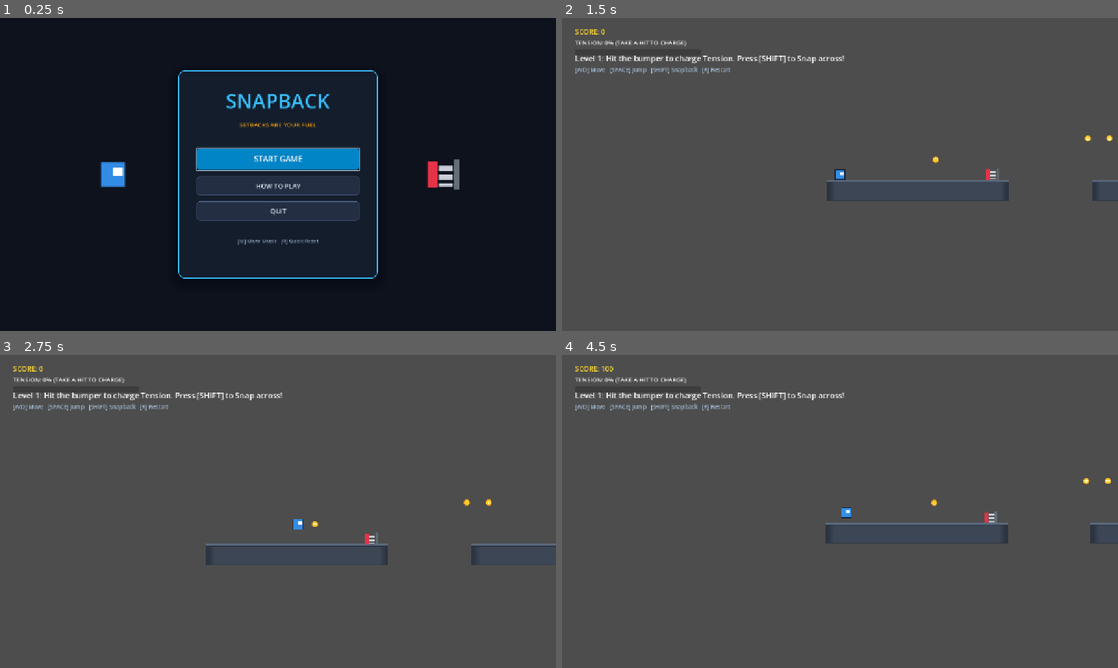
Above: before the commit, frames 1-4 (two rows, left to right).
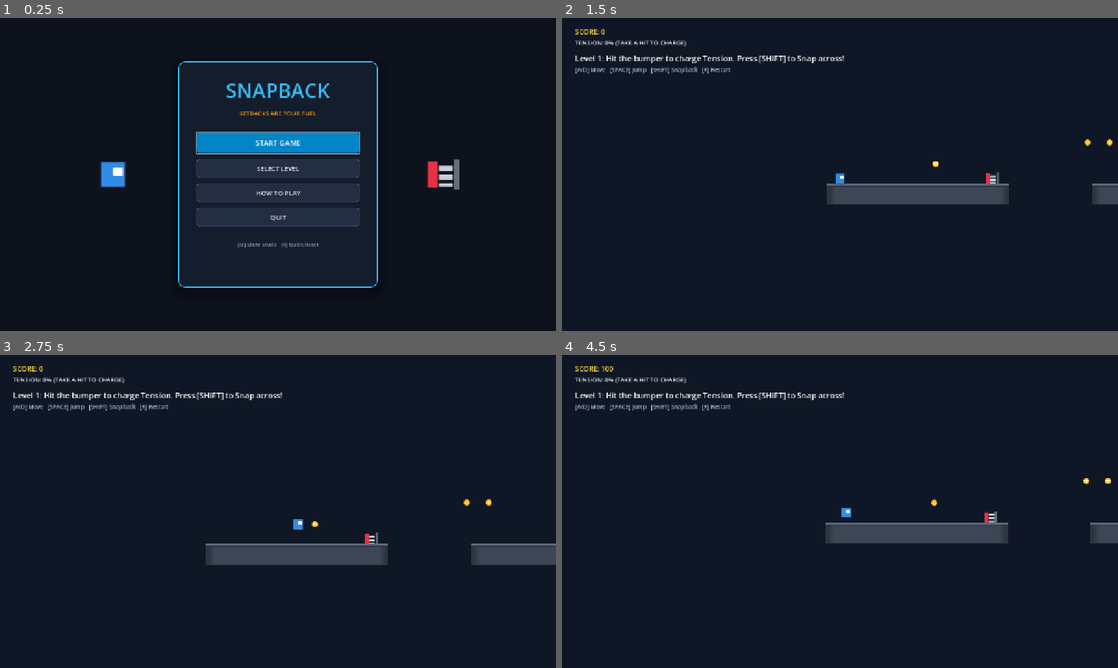
Above: after the commit, the same moments.

Repository: princenautiyal92-oss/Bounceeee
Game: Godot game, scene res://scenes/menu.tscn
Same seed, same stepped clock (60 frames per second), same inputs: the game is played once before the commit and once after it. Sound files missing from this copy of the repository are replaced by a short silence.
Inputs (mouse positions are in pixels of both pictures, inside the frame that each line leads up to):
- Up to frame 1 (0.25 s): no input
- Up to frame 2 (1.5 s): click (840, 168) at 0.5 s, where only the run after the commit has a clickable "SELECT LEVEL"; click (756, 133) at 1.25 s, where only the run after the commit has a clickable "01"
- Up to frame 3 (2.75 s): tap Enter (ui_accept) at 2 s; hold Right (move_right) from 2.03 s (still down); tap Shift (snap) at 2.1 s; tap Space (jump) at 2.27 s
- Up to frame 4 (4.5 s): tap Enter (ui_accept) at 2.75, 3.5, 4.25 s; tap M at 2.85 s; tap Space (jump) at 3.02 s; release Right (move_right) at 3.53 s; hold Left (move_left) 3.53-4.28 s; hold E 3.53-4.28 s; hold Right (move_right) from 4.28 s (still down); tap R at 4.35 s

The runs differ from the first frame. In frame 1, 6.0% of the frame differs, in the area x 32-68%, y 13-87%; in frame 2, 97%, in the area x 0-100%, y 0-100%; in frame 3, 96%; in frame 4, 97%.

Commit message:
Add Level Select screen and unique atmospheric backgrounds for all 10 levels

Diff:
--- /dev/null
+++ b/scenes/level_select.tscn
@@ -0,0 +1,247 @@
+[gd_scene load_steps=7 format=3]
+
+[ext_resource type="Script" path="res://scripts/level_select.gd" id="1_ls_script"]
+
+[sub_resource type="StyleBoxFlat" id="StyleBoxFlat_glass"]
+bg_color = Color(0.08, 0.12, 0.18, 0.92)
+border_width_left = 2
+border_width_top = 2
+border_width_right = 2
+border_width_bottom = 2
+border_color = Color(0.22, 0.74, 0.97, 1)
+corner_radius_top_left = 16
+corner_radius_top_right = 16
+corner_radius_bottom_right = 16
+corner_radius_bottom_left = 16
+shadow_color = Color(0.02, 0.04, 0.08, 0.75)
+shadow_size = 24
+shadow_offset = Vector2(0, 10)
+
+[sub_resource type="StyleBoxFlat" id="StyleBoxFlat_lvl_btn"]
+bg_color = Color(0.14, 0.18, 0.26, 1)
+border_width_left = 1
+border_width_top = 1
+border_width_right = 1
+border_width_bottom = 2
+border_color = Color(0.28, 0.36, 0.5, 1)
+corner_radius_top_left = 8
+corner_radius_top_right = 8
+corner_radius_bottom_right = 8
+corner_radius_bottom_left = 8
+
+[sub_resource type="StyleBoxFlat" id="StyleBoxFlat_lvl_btn_hover"]
+bg_color = Color(0.01, 0.52, 0.78, 1)
+border_width_left = 1
+border_width_top = 1
+border_width_right = 1
+border_width_bottom = 2
+border_color = Color(0.22, 0.74, 0.97, 1)
+corner_radius_top_left = 8
+corner_radius_top_right = 8
+corner_radius_bottom_right = 8
+corner_radius_bottom_left = 8
+
+[sub_resource type="StyleBoxFlat" id="StyleBoxFlat_btn_secondary"]
+bg_color = Color(0.14, 0.18, 0.26, 1)
+border_width_left = 1
+border_width_top = 1
+border_width_right = 1
+border_width_bottom = 1
+border_color = Color(0.28, 0.36, 0.5, 1)
+corner_radius_top_left = 8
+corner_radius_top_right = 8
+corner_radius_bottom_right = 8
+corner_radius_bottom_left = 8
+
+[sub_resource type="StyleBoxFlat" id="StyleBoxFlat_btn_secondary_hover"]
+bg_color = Color(0.2, 0.26, 0.38, 1)
+border_width_left = 1
+border_width_top = 1
+border_width_right = 1
+border_width_bottom = 1
+border_color = Color(0.22, 0.74, 0.97, 1)
+corner_radius_top_left = 8
+corner_radius_top_right = 8
+corner_radius_bottom_right = 8
+corner_radius_bottom_left = 8
+
+[node name="LevelSelect" type="Control"]
+layout_mode = 3
+anchors_preset = 15
+anchor_right = 1.0
+anchor_bottom = 1.0
+grow_horizontal = 2
+grow_vertical = 2
+script = ExtResource("1_ls_script")
+
+[node name="Background" type="ColorRect" parent="."]
+layout_mode = 1
+anchors_preset = 15
+anchor_right = 1.0
+anchor_bottom = 1.0
+grow_horizontal = 2
+grow_vertical = 2
+color = Color(0.05, 0.07, 0.11, 1)
+
+[node name="CenterContainer" type="CenterContainer" parent="."]
+layout_mode = 1
+anchors_preset = 15
+anchor_right = 1.0
+anchor_bottom = 1.0
+grow_horizontal = 2
+grow_vertical = 2
+
+[node name="GlassPanel" type="PanelContainer" parent="CenterContainer"]
+custom_minimum_size = Vector2(560, 440)
+layout_mode = 2
+theme_override_styles/panel = SubResource("StyleBoxFlat_glass")
+
+[node name="Margin" type="MarginContainer" parent="CenterContainer/GlassPanel"]
+layout_mode = 2
+theme_override_constants/margin_left = 40
+theme_override_constants/margin_top = 32
+theme_override_constants/margin_right = 40
+theme_override_constants/margin_bottom = 32
+
+[node name="VBoxContainer" type="VBoxContainer" parent="CenterContainer/GlassPanel/Margin"]
+layout_mode = 2
+theme_override_constants/separation = 20
+
+[node name="Title" type="Label" parent="CenterContainer/GlassPanel/Margin/VBoxContainer"]
+layout_mode = 2
+theme_override_colors/font_color = Color(0.22, 0.74, 0.97, 1)
+theme_override_font_sizes/font_size = 28
+text = "SELECT LEVEL"
+horizontal_alignment = 1
+
+[node name="GridContainer" type="GridContainer" parent="CenterContainer/GlassPanel/Margin/VBoxContainer"]
+layout_mode = 2
+theme_override_constants/h_separation = 14
+theme_override_constants/v_separation = 14
+columns = 5
+
+[node name="Level1" type="Button" parent="CenterContainer/GlassPanel/Margin/VBoxContainer/GridContainer"]
+custom_minimum_size = Vector2(82, 60)
+layout_mode = 2
+theme_override_colors/font_color = Color(1, 1, 1, 1)
+theme_override_font_sizes/font_size = 16
+theme_override_styles/normal = SubResource("StyleBoxFlat_lvl_btn")
+theme_override_styles/hover = SubResource("StyleBoxFlat_lvl_btn_hover")
+theme_override_styles/pressed = SubResource("StyleBoxFlat_lvl_btn_hover")
+text = "01"
+metadata/level_num = 1
+
+[node name="Level2" type="Button" parent="CenterContainer/GlassPanel/Margin/VBoxContainer/GridContainer"]
+custom_minimum_size = Vector2(82, 60)
+layout_mode = 2
+theme_override_colors/font_color = Color(1, 1, 1, 1)
+theme_override_font_sizes/font_size = 16
+theme_override_styles/normal = SubResource("StyleBoxFlat_lvl_btn")
+theme_override_styles/hover = SubResource("StyleBoxFlat_lvl_btn_hover")
+theme_override_styles/pressed = SubResource("StyleBoxFlat_lvl_btn_hover")
+text = "02"
+metadata/level_num = 2
+
+[node name="Level3" type="Button" parent="CenterContainer/GlassPanel/Margin/VBoxContainer/GridContainer"]
+custom_minimum_size = Vector2(82, 60)
+layout_mode = 2
+theme_override_colors/font_color = Color(1, 1, 1, 1)
+theme_override_font_sizes/font_size = 16
+theme_override_styles/normal = SubResource("StyleBoxFlat_lvl_btn")
+theme_override_styles/hover = SubResource("StyleBoxFlat_lvl_btn_hover")
+theme_override_styles/pressed = SubResource("StyleBoxFlat_lvl_btn_hover")
+text = "03"
+metadata/level_num = 3
+
+[node name="Level4" type="Button" parent="CenterContainer/GlassPanel/Margin/VBoxContainer/GridContainer"]
+custom_minimum_size = Vector2(82, 60)
+layout_mode = 2
+theme_override_colors/font_color = Color(1, 1, 1, 1)
+theme_override_font_sizes/font_size = 16
+theme_override_styles/normal = SubResource("StyleBoxFlat_lvl_btn")
+theme_override_styles/hover = SubResource("StyleBoxFlat_lvl_btn_hover")
+theme_override_styles/pressed = SubResource("StyleBoxFlat_lvl_btn_hover")
+text = "04"
+metadata/level_num = 4
+
+[node name="Level5" type="Button" parent="CenterContainer/GlassPanel/Margin/VBoxContainer/GridContainer"]
+custom_minimum_size = Vector2(82, 60)
+layout_mode = 2
+theme_override_colors/font_color = Color(1, 1, 1, 1)
+theme_override_font_sizes/font_size = 16
+theme_override_styles/normal = SubResource("StyleBoxFlat_lvl_btn")
+theme_override_styles/hover = SubResource("StyleBoxFlat_lvl_btn_hover")
+theme_override_styles/pressed = SubResource("StyleBoxFlat_lvl_btn_hover")
+text = "05"
+metadata/level_num = 5
+
+[node name="Level6" type="Button" parent="CenterContainer/GlassPanel/Margin/VBoxContainer/GridContainer"]
+custom_minimum_size = Vector2(82, 60)
+layout_mode = 2
+theme_override_colors/font_color = Color(1, 1, 1, 1)
+theme_override_font_sizes/font_size = 16
+theme_override_styles/normal = SubResource("StyleBoxFlat_lvl_btn")
+theme_override_styles/hover = SubResource("StyleBoxFlat_lvl_btn_hover")
+theme_override_styles/pressed = SubResource("StyleBoxFlat_lvl_btn_hover")
+text = "06"
+metadata/level_num = 6
+
+[node name="Level7" type="Button" parent="CenterContainer/GlassPanel/Margin/VBoxContainer/GridContainer"]
+custom_minimum_size = Vector2(82, 60)
+layout_mode = 2
+theme_override_colors/font_color = Color(1, 1, 1, 1)
+theme_override_font_sizes/font_size = 16
+theme_override_styles/normal = SubResource("StyleBoxFlat_lvl_btn")
+theme_override_styles/hover = SubResource("StyleBoxFlat_lvl_btn_hover")
+theme_override_styles/pressed = SubResource("StyleBoxFlat_lvl_btn_hover")
+text = "07"
+metadata/level_num = 7
+
+[node name="Level8" type="Button" parent="CenterContainer/GlassPanel/Margin/VBoxContainer/GridContainer"]
+custom_minimum_size = Vector2(82, 60)
+layout_mode = 2
+theme_override_colors/font_color = Color(1, 1, 1, 1)
+theme_override_font_sizes/font_size = 16
+theme_override_styles/normal = SubResource("StyleBoxFlat_lvl_btn")
+theme_override_styles/hover = SubResource("StyleBoxFlat_lvl_btn_hover")
+theme_override_styles/pressed = SubResource("StyleBoxFlat_lvl_btn_hover")
+text = "08"
+metadata/level_num = 8
+
+[node name="Level9" type="Button" parent="CenterContainer/GlassPanel/Margin/VBoxContainer/GridContainer"]
+custom_minimum_size = Vector2(82, 60)
+layout_mode = 2
+theme_override_colors/font_color = Color(1, 1, 1, 1)
+theme_override_font_sizes/font_size = 16
+theme_override_styles/normal = SubResource("StyleBoxFlat_lvl_btn")
+theme_override_styles/hover = SubResource("StyleBoxFlat_lvl_btn_hover")
+theme_override_styles/pressed = SubResource("StyleBoxFlat_lvl_btn_hover")
+text = "09"
+metadata/level_num = 9
+
+[node name="Level10" type="Button" parent="CenterContainer/GlassPanel/Margin/VBoxContainer/GridContainer"]
+custom_minimum_size = Vector2(82, 60)
+layout_mode = 2
+theme_override_colors/font_color = Color(0.96, 0.62, 0.04, 1)
+theme_override_font_sizes/font_size = 16
+theme_override_styles/normal = SubResource("StyleBoxFlat_lvl_btn")
+theme_override_styles/hover = SubResource("StyleBoxFlat_lvl_btn_hover")
+theme_override_styles/pressed = SubResource("StyleBoxFlat_lvl_btn_hover")
+text = "10"
+metadata/level_num = 10
+
+[node name="Spacer" type="Control" parent="CenterContainer/GlassPanel/Margin/VBoxContainer"]
+custom_minimum_size = Vector2(0, 10)
+layout_mode = 2
+
+[node name="BackButton" type="Button" parent="CenterContainer/GlassPanel/Margin/VBoxContainer"]
+custom_minimum_size = Vector2(200, 42)
+layout_mode = 2
+size_flags_horizontal = 4
+theme_override_colors/font_color = Color(0.88, 0.92, 0.96, 1)
+theme_override_colors/font_hover_color = Color(0.22, 0.74, 0.97, 1)
+theme_override_font_sizes/font_size = 15
+theme_override_styles/normal = SubResource("StyleBoxFlat_btn_secondary")
+theme_override_styles/hover = SubResource("StyleBoxFlat_btn_secondary_hover")
+theme_override_styles/pressed = SubResource("StyleBoxFlat_btn_secondary")
+text = "BACK TO MENU"
--- a/scenes/levels/level_1.tscn
+++ b/scenes/levels/level_1.tscn
@@ -14,6 +14,17 @@
 size = Vector2(440, 48)
 
 [node name="Level1" type="Node2D"]
+
+[node name="Background" type="CanvasLayer" parent="."]
+layer = -10
+
+[node name="ColorRect" type="ColorRect" parent="Background"]
+anchors_preset = 15
+anchor_right = 1.0
+anchor_bottom = 1.0
+grow_horizontal = 2
+grow_vertical = 2
+color = Color(0.06, 0.09, 0.15, 1)
 
 [node name="UI" type="CanvasLayer" parent="."]
 
--- a/scenes/levels/level_10.tscn
+++ b/scenes/levels/level_10.tscn
@@ -14,6 +14,17 @@
 size = Vector2(320, 48)
 
 [node name="Level10" type="Node2D"]
+
+[node name="Background" type="CanvasLayer" parent="."]
+layer = -10
+
+[node name="ColorRect" type="ColorRect" parent="Background"]
+anchors_preset = 15
+anchor_right = 1.0
+anchor_bottom = 1.0
+grow_horizontal = 2
+grow_vertical = 2
+color = Color(0.08, 0.07, 0.03, 1)
 
 [node name="UI" type="CanvasLayer" parent="."]
 
--- a/scenes/levels/level_2.tscn
+++ b/scenes/levels/level_2.tscn
@@ -14,6 +14,17 @@
 size = Vector2(400, 48)
 
 [node name="Level2" type="Node2D"]
+
+[node name="Background" type="CanvasLayer" parent="."]
+layer = -10
+
+[node name="ColorRect" type="ColorRect" parent="Background"]
+anchors_preset = 15
+anchor_right = 1.0
+anchor_bottom = 1.0
+grow_horizontal = 2
+grow_vertical = 2
+color = Color(0.08, 0.08, 0.13, 1)
 
 [node name="UI" type="CanvasLayer" parent="."]
 
--- a/scenes/levels/level_3.tscn
+++ b/scenes/levels/level_3.tscn
@@ -14,6 +14,17 @@
 size = Vector2(400, 48)
 
 [node name="Level3" type="Node2D"]
+
+[node name="Background" type="CanvasLayer" parent="."]
+layer = -10
+
+[node name="ColorRect" type="ColorRect" parent="Background"]
+anchors_preset = 15
+anchor_right = 1.0
+anchor_bottom = 1.0
+grow_horizontal = 2
+grow_vertical = 2
+color = Color(0.13, 0.07, 0.19, 1)
 
 [node name="UI" type="CanvasLayer" parent="."]
 
--- a/scenes/levels/level_4.tscn
+++ b/scenes/levels/level_4.tscn
@@ -14,6 +14,17 @@
 size = Vector2(380, 48)
 
 [node name="Level4" type="Node2D"]
+
+[node name="Background" type="CanvasLayer" parent="."]
+layer = -10
+
+[node name="ColorRect" type="ColorRect" parent="Background"]
+anchors_preset = 15
+anchor_right = 1.0
+anchor_bottom = 1.0
+grow_horizontal = 2
+grow_vertical = 2
+color = Color(0.07, 0.11, 0.2, 1)
 
 [node name="UI" type="CanvasLayer" parent="."]
 
--- a/scenes/levels/level_5.tscn
+++ b/scenes/levels/level_5.tscn
@@ -14,6 +14,17 @@
 size = Vector2(420, 48)
 
 [node name="Level5" type="Node2D"]
+
+[node name="Background" type="CanvasLayer" parent="."]
+layer = -10
+
+[node name="ColorRect" type="ColorRect" parent="Background"]
+anchors_preset = 15
+anchor_right = 1.0
+anchor_bottom = 1.0
+grow_horizontal = 2
+grow_vertical = 2
+color = Color(0.04, 0.14, 0.18, 1)
 
 [node name="UI" type="CanvasLayer" parent="."]
 
--- a/scenes/levels/level_6.tscn
+++ b/scenes/levels/level_6.tscn
@@ -14,6 +14,17 @@
 size = Vector2(400, 48)
 
 [node name="Level6" type="Node2D"]
+
+[node name="Background" type="CanvasLayer" parent="."]
+layer = -10
+
+[node name="ColorRect" type="ColorRect" parent="Background"]
+anchors_preset = 15
+anchor_right = 1.0
+anchor_bottom = 1.0
+grow_horizontal = 2
+grow_vertical = 2
+color = Color(0.18, 0.07, 0.09, 1)
 
 [node name="UI" type="CanvasLayer" parent="."]
 
--- a/scenes/levels/level_7.tscn
+++ b/scenes/levels/level_7.tscn
@@ -14,6 +14,17 @@
 size = Vector2(380, 48)
 
 [node name="Level7" type="Node2D"]
+
+[node name="Background" type="CanvasLayer" parent="."]
+layer = -10
+
+[node name="ColorRect" type="ColorRect" parent="Background"]
+anchors_preset = 15
+anchor_right = 1.0
+anchor_bottom = 1.0
+grow_horizontal = 2
+grow_vertical = 2
+color = Color(0.04, 0.14, 0.11, 1)
 
 [node name="UI" type="CanvasLayer" parent="."]
 
--- a/scenes/levels/level_8.tscn
+++ b/scenes/levels/level_8.tscn
@@ -14,6 +14,17 @@
 size = Vector2(380, 48)
 
 [node name="Level8" type="Node2D"]
+
+[node name="Background" type="CanvasLayer" parent="."]
+layer = -10
+
+[node name="ColorRect" type="ColorRect" parent="Background"]
+anchors_preset = 15
+anchor_right = 1.0
+anchor_bottom = 1.0
+grow_horizontal = 2
+grow_vertical = 2
+color = Color(0.16, 0.09, 0.06, 1)
 
 [node name="UI" type="CanvasLayer" parent="."]
 
--- a/scenes/levels/level_9.tscn
+++ b/scenes/levels/level_9.tscn
@@ -14,6 +14,17 @@
 size = Vector2(400, 48)
 
 [node name="Level9" type="Node2D"]
+
+[node name="Background" type="CanvasLayer" parent="."]
+layer = -10
+
+[node name="ColorRect" type="ColorRect" parent="Background"]
+anchors_preset = 15
+anchor_right = 1.0
+anchor_bottom = 1.0
+grow_horizontal = 2
+grow_vertical = 2
+color = Color(0.1, 0.05, 0.16, 1)
 
 [node name="UI" type="CanvasLayer" parent="."]
 
--- a/scenes/menu.tscn
+++ b/scenes/menu.tscn
@@ -88,20 +88,20 @@
 grow_vertical = 2
 
 [node name="GlassPanel" type="PanelContainer" parent="CenterContainer"]
-custom_minimum_size = Vector2(460, 480)
+custom_minimum_size = Vector2(460, 520)
 layout_mode = 2
 theme_override_styles/panel = SubResource("StyleBoxFlat_glass")
 
 [node name="Margin" type="MarginContainer" parent="CenterContainer/GlassPanel"]
 layout_mode = 2
 theme_override_constants/margin_left = 40
-theme_override_constants/margin_top = 36
+theme_override_constants/margin_top = 32
 theme_override_constants/margin_right = 40
-theme_override_constants/margin_bottom = 36
+theme_override_constants/margin_bottom = 32
 
 [node name="VBoxContainer" type="VBoxContainer" parent="CenterContainer/GlassPanel/Margin"]
 layout_mode = 2
-theme_override_constants/separation = 14
+theme_override_constants/separation = 12
 
 [node name="Title" type="Label" parent="CenterContainer/GlassPanel/Margin/VBoxContainer"]
 layout_mode = 2
@@ -118,20 +118,31 @@
 horizontal_alignment = 1
 
 [node name="Spacer" type="Control" parent="CenterContainer/GlassPanel/Margin/VBoxContainer"]
-custom_minimum_size = Vector2(0, 16)
+custom_minimum_size = Vector2(0, 10)
 layout_mode = 2
 
 [node name="StartButton" type="Button" parent="CenterContainer/GlassPanel/Margin/VBoxContainer"]
-custom_minimum_size = Vector2(0, 50)
+custom_minimum_size = Vector2(0, 48)
 layout_mode = 2
 theme_override_colors/font_color = Color(1, 1, 1, 1)
 theme_override_colors/font_hover_color = Color(1, 1, 1, 1)
-theme_override_font_sizes/font_size = 18
+theme_override_font_sizes/font_size = 17
 theme_override_styles/normal = SubResource("StyleBoxFlat_btn_primary")
 theme_override_styles/hover = SubResource("StyleBoxFlat_btn_primary_hover")
 theme_override_styles/pressed = SubResource("StyleBoxFlat_btn_primary")
 text = "START GAME"
 
+[node name="LevelSelectButton" type="Button" parent="CenterContainer/GlassPanel/Margin/VBoxContainer"]
+custom_minimum_size = Vector2(0, 44)
+layout_mode = 2
+theme_override_colors/font_color = Color(0.88, 0.92, 0.96, 1)
+theme_override_colors/font_hover_color = Color(0.22, 0.74, 0.97, 1)
+theme_override_font_sizes/font_size = 15
+theme_override_styles/normal = SubResource("StyleBoxFlat_btn_secondary")
+theme_override_styles/hover = SubResource("StyleBoxFlat_btn_secondary_hover")
+theme_override_styles/pressed = SubResource("StyleBoxFlat_btn_secondary")
+text = "SELECT LEVEL"
+
 [node name="HowButton" type="Button" parent="CenterContainer/GlassPanel/Margin/VBoxContainer"]
 custom_minimum_size = Vector2(0, 44)
 layout_mode = 2
@@ -155,7 +166,7 @@
 text = "QUIT"
 
 [node name="Spacer2" type="Control" parent="CenterContainer/GlassPanel/Margin/VBoxContainer"]
-custom_minimum_size = Vector2(0, 10)
+custom_minimum_size = Vector2(0, 8)
 layout_mode = 2
 
 [node name="FooterTip" type="Label" parent="CenterContainer/GlassPanel/Margin/VBoxContainer"]
--- /dev/null
+++ b/scripts/level_select.gd
@@ -0,0 +1,22 @@
+extends Control
+
+@onready var grid_container: GridContainer = $CenterContainer/GlassPanel/Margin/VBoxContainer/GridContainer
+@onready var back_button: Button = $CenterContainer/GlassPanel/Margin/VBoxContainer/BackButton
+
+func _ready() -> void:
+	back_button.pressed.connect(_on_back_pressed)
+
+	# Connect all level buttons
+	for child in grid_container.get_children():
+		if child is Button:
+			child.pressed.connect(_on_level_button_pressed.bind(child.get_meta("level_num", 1)))
+
+	if grid_container.get_child_count() > 0:
+		grid_container.get_child(0).grab_focus()
+
+func _on_level_button_pressed(level_num: int) -> void:
+	Player.score = 0
+	get_tree().change_scene_to_file("res://scenes/levels/level_%d.tscn" % level_num)
+
+func _on_back_pressed() -> void:
+	get_tree().change_scene_to_file("res://scenes/menu.tscn")
--- a/scripts/menu.gd
+++ b/scripts/menu.gd
@@ -1,6 +1,7 @@
 extends Control
 
 @onready var start_button: Button = $CenterContainer/GlassPanel/Margin/VBoxContainer/StartButton
+@onready var level_select_button: Button = $CenterContainer/GlassPanel/Margin/VBoxContainer/LevelSelectButton
 @onready var how_button: Button = $CenterContainer/GlassPanel/Margin/VBoxContainer/HowButton
 @onready var quit_button: Button = $CenterContainer/GlassPanel/Margin/VBoxContainer/QuitButton
 @onready var how_panel: PanelContainer = $HowToPlayModal
@@ -8,6 +9,7 @@
 
 func _ready() -> void:
 	start_button.pressed.connect(_on_start_pressed)
+	level_select_button.pressed.connect(_on_level_select_pressed)
 	how_button.pressed.connect(_on_how_pressed)
 	quit_button.pressed.connect(_on_quit_pressed)
 	close_how_button.pressed.connect(_on_close_how_pressed)
@@ -18,6 +20,9 @@
 	Player.score = 0
 	get_tree().change_scene_to_file("res://scenes/levels/level_1.tscn")
 
+func _on_level_select_pressed() -> void:
+	get_tree().change_scene_to_file("res://scenes/level_select.tscn")
+
 func _on_how_pressed() -> void:
 	how_panel.visible = true
 
Not shown, added: assets/audio/coin.wav.import
